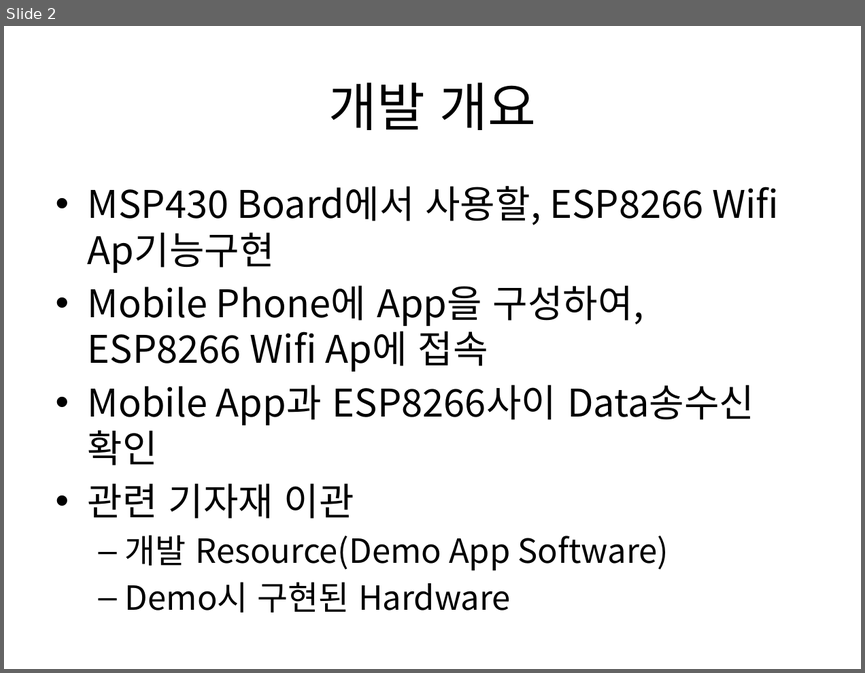
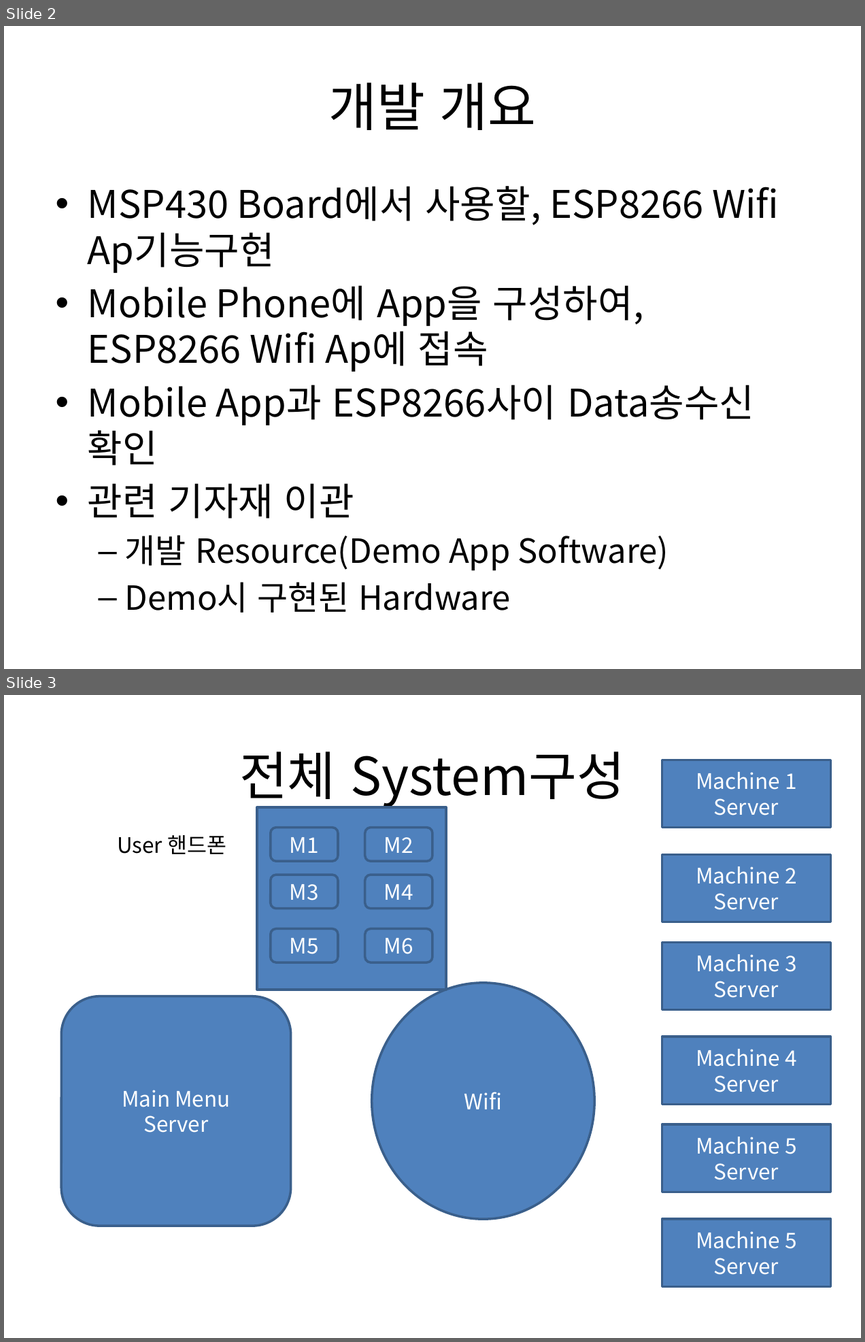
Before and after one commit to ihong9059/esp8266, a slide deck: 세주Project/세주FA.pptx. Shown one above the other, each under a label of ours: slide 2 before the commit, slides 2 and 3 after it. The pictures are 865x673 and 865x1342 pixels, drawn with LibreOffice and Linux fonts; fonts in the diff are those of the drawing. Boxes give left, top, right and bottom in pixels: in the first picture for what was removed or moved away, otherwise in the second. Text is boxed around its words. In the diff, an @@ line names an element or a change of style, - is before the commit and + after.

```diff
--- a/세주Project/세주FA.pptx
+++ b/세주Project/세주FA.pptx
@@ slide 3 added at (4,695,861,1338), background #FFFFFF @@
@@ title added at (239,751,626,808), 44 pt, text #000000 @@
+전체 System구성
@@ rectangle added at (662,760,831,828), fill #4F81BD, outline #3A5F8C 2 pt, 18 pt, text #FFFFFF @@
+Machine 1
+Server
@@ rectangle added at (257,807,445,989), fill #4F81BD, outline #3A5F8C 2 pt @@
@@ text added at (117,835,226,854), 18 pt, text #000000 @@
+User 핸드폰
@@ rounded rectangle added at (271,828,338,861), fill #4F81BD, outline #3A5F8C 2 pt, 18 pt, text #FFFFFF @@
+M1
@@ rounded rectangle added at (364,828,432,861), fill #4F81BD, outline #3A5F8C 2 pt, 18 pt, text #FFFFFF @@
+M2
@@ rectangle added at (662,854,831,922), fill #4F81BD, outline #3A5F8C 2 pt, 18 pt, text #FFFFFF @@
+Machine 2
+Server
@@ rounded rectangle added at (271,875,338,909), fill #4F81BD, outline #3A5F8C 2 pt, 18 pt, text #FFFFFF @@
+M3
@@ rounded rectangle added at (364,875,432,909), fill #4F81BD, outline #3A5F8C 2 pt, 18 pt, text #FFFFFF @@
+M4
@@ rounded rectangle added at (271,929,338,962), fill #4F81BD, outline #3A5F8C 2 pt, 18 pt, text #FFFFFF @@
+M5
@@ rounded rectangle added at (364,929,432,962), fill #4F81BD, outline #3A5F8C 2 pt, 18 pt, text #FFFFFF @@
+M6
@@ rectangle added at (662,942,831,1009), fill #4F81BD, outline #3A5F8C 2 pt, 18 pt, text #FFFFFF @@
+Machine 3
+Server
@@ rounded rectangle added at (61,996,291,1225), fill #4F81BD, outline #3A5F8C 2 pt, 18 pt, text #FFFFFF @@
+Main Menu
+Server
@@ ellipse added at (372,983,594,1219), fill #4F81BD, outline #3A5F8C 2 pt, 18 pt, text #FFFFFF @@
+Wifi
@@ rectangle added at (662,1037,831,1104), fill #4F81BD, outline #3A5F8C 2 pt, 18 pt, text #FFFFFF @@
+Machine 4
+Server
@@ rectangle added at (662,1124,831,1192), fill #4F81BD, outline #3A5F8C 2 pt, 18 pt, text #FFFFFF @@
+Machine 5
+Server
@@ rectangle added at (662,1219,831,1286), fill #4F81BD, outline #3A5F8C 2 pt, 18 pt, text #FFFFFF @@
+Machine 5
+Server
```
Also in this commit, not shown: 3 other slides added, 38 other files.
